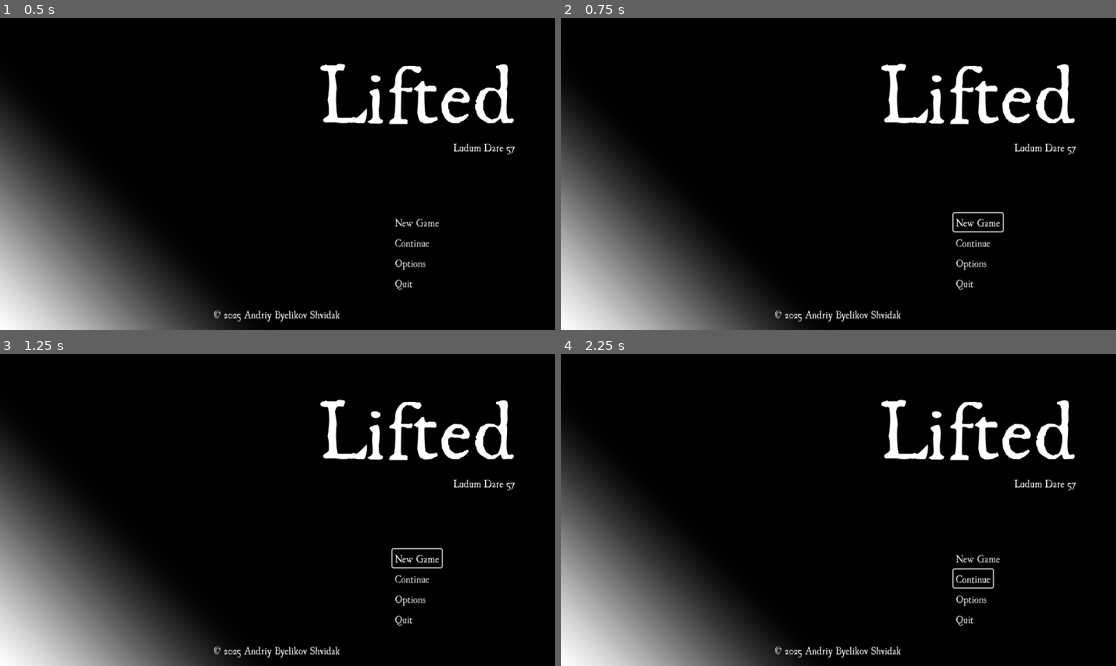
Above: before the commit, frames 1-4 (two rows, left to right).
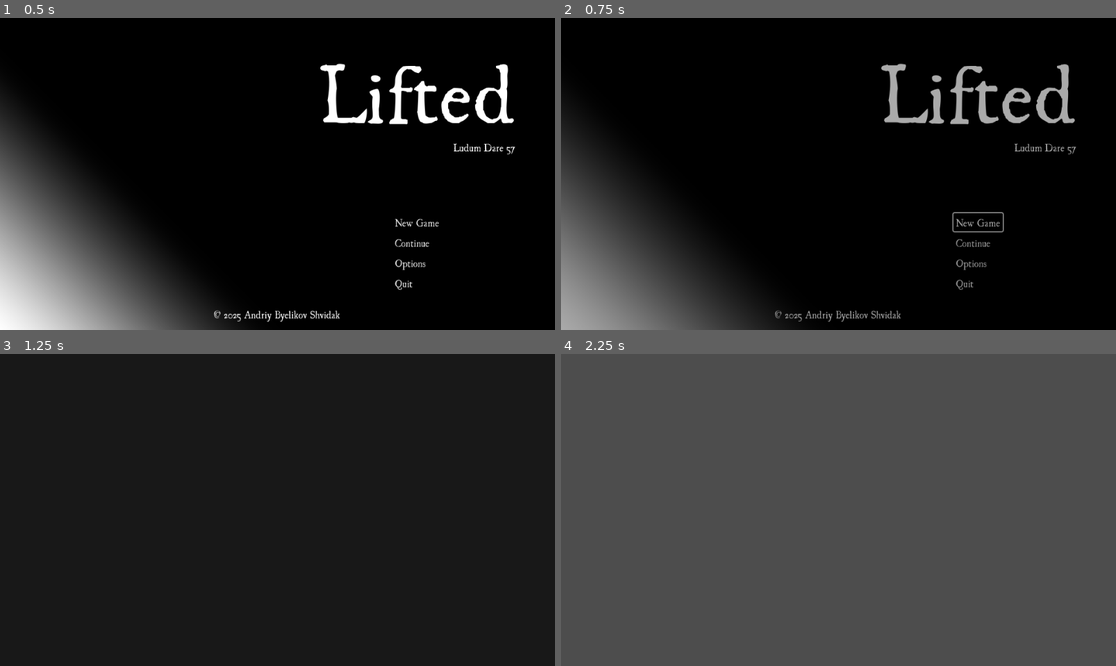
Above: after the commit, the same moments.

Repository: andriybyelikov/ludumdare57
Game: Godot game, scene res://src/scenes/title/title.tscn
Two runs of this game, one before a commit and one after it. Both use one fixed random seed, a clock stepped at 60 frames per second and the inputs below. Before the commit the project starts from res://src/scenes/title.tscn.
Inputs (mouse positions are in pixels of both pictures, inside the frame that each line leads up to):
- Up to frame 1 (0.5 s): no input
- Up to frame 2 (0.75 s): click "New Game" at 0.5 s
- Up to frame 3 (1.25 s): no input
- Up to frame 4 (2.25 s): click (977, 556) at 1.25 s, where only the run before the commit has a clickable "New Game"; click (971, 578) at 2 s, where only the run before the commit has a clickable "Continue"

Frame 1 is identical in both runs. In frame 2, 12% of the frame differs, in the area x 0-93%, y 14-100%; in frame 3, 15%; in frame 4, 95%, in the area x 0-100%, y 0-100%.

Commit message:
Implement main scene placeholder and New Game button action

Diff:
--- /dev/null
+++ b/src/scenes/main/main.tscn
@@ -0,0 +1,6 @@
+[gd_scene load_steps=2 format=3 uid="uid://b6mx8uf7a7eoi"]
+
+[ext_resource type="Script" uid="uid://de5803vodhk22" path="res://src/scenes/main/main.tscn.gd" id="1_hsw67"]
+
+[node name="Main" type="Node2D"]
+script = ExtResource("1_hsw67")
--- /dev/null
+++ b/src/scenes/main/main.tscn.gd
@@ -0,0 +1,5 @@
+extends Node2D
+
+
+func _ready() -> void:
+    await SceneTransition.fade_in()
--- a/src/scenes/title.tscn
+++ b/src/scenes/title/title.tscn
@@ -1,6 +1,6 @@
 [gd_scene load_steps=4 format=3 uid="uid://4picy4dcquoj"]
 
-[ext_resource type="Script" uid="uid://3nk5kr4i5njo" path="res://src/scenes/title.tscn.gd" id="1_ygvpb"]
+[ext_resource type="Script" uid="uid://3nk5kr4i5njo" path="res://src/scenes/title/title.tscn.gd" id="1_ygvpb"]
 
 [sub_resource type="Gradient" id="Gradient_b5fdr"]
 interpolation_mode = 2
@@ -169,5 +169,6 @@
 text = "Quit"
 flat = true
 
+[connection signal="pressed" from="UI/Content/ContentLayout/MainContentLayout/Menu/Layout/NewGame" to="." method="_on_new_game_pressed"]
 [connection signal="pressed" from="UI/Content/ContentLayout/MainContentLayout/Menu/Layout/Options" to="." method="_on_options_pressed"]
 [connection signal="pressed" from="UI/Content/ContentLayout/MainContentLayout/Menu/Layout/Quit" to="." method="_on_quit_pressed"]
--- a/src/scenes/title.tscn.gd
+++ b/src/scenes/title/title.tscn.gd
@@ -3,6 +3,11 @@
 
 func _ready() -> void:
     await SceneTransition.fade_in()
+
+
+func _on_new_game_pressed() -> void:
+    await SceneTransition.fade_out()
+    self.get_tree().change_scene_to_file("res://src/scenes/main/main.tscn")
 
 
 func _on_options_pressed() -> void:
Not shown, added: src/scenes/main/main.tscn.gd.uid
Renamed: src/scenes/title.tscn.gd.uid -> src/scenes/title/title.tscn.gd.uid
